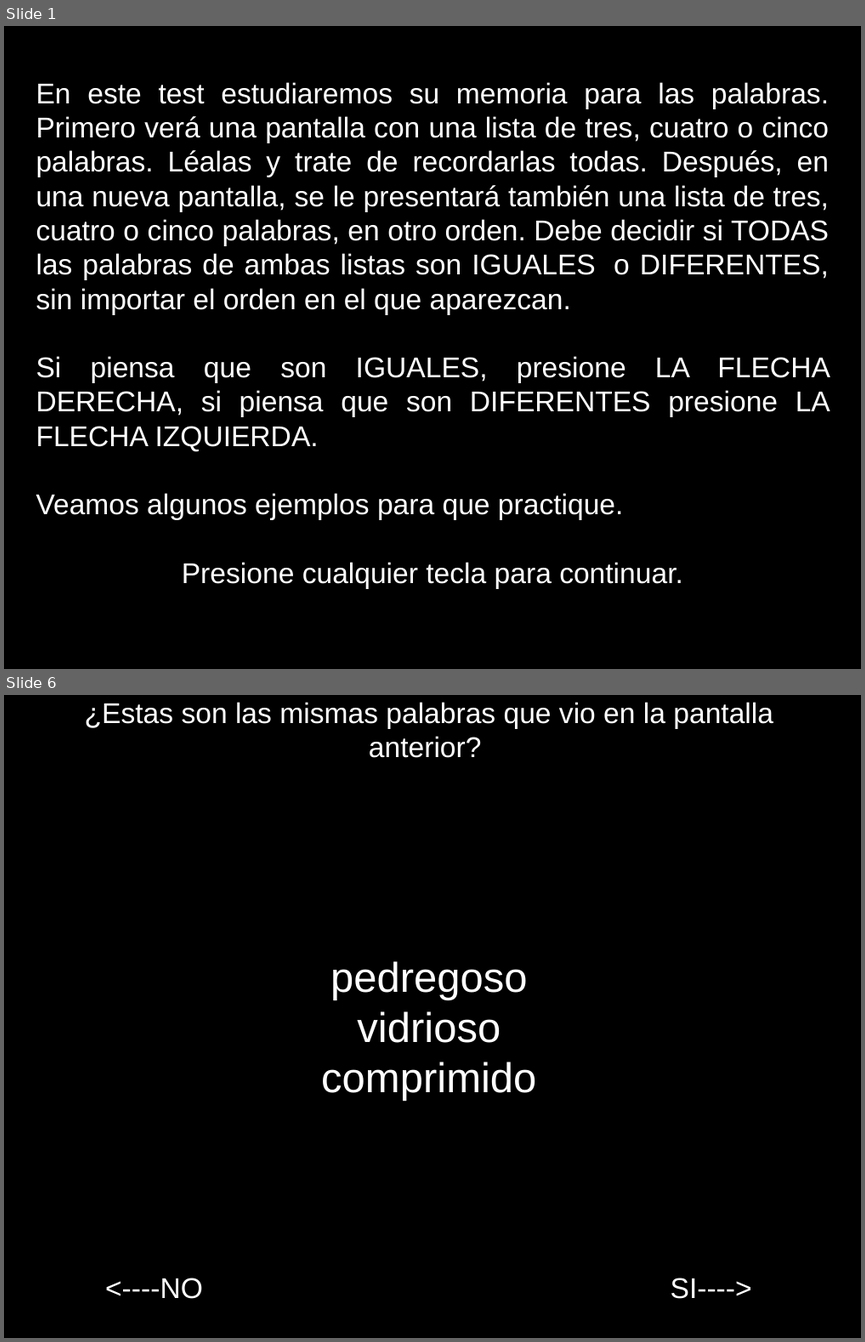
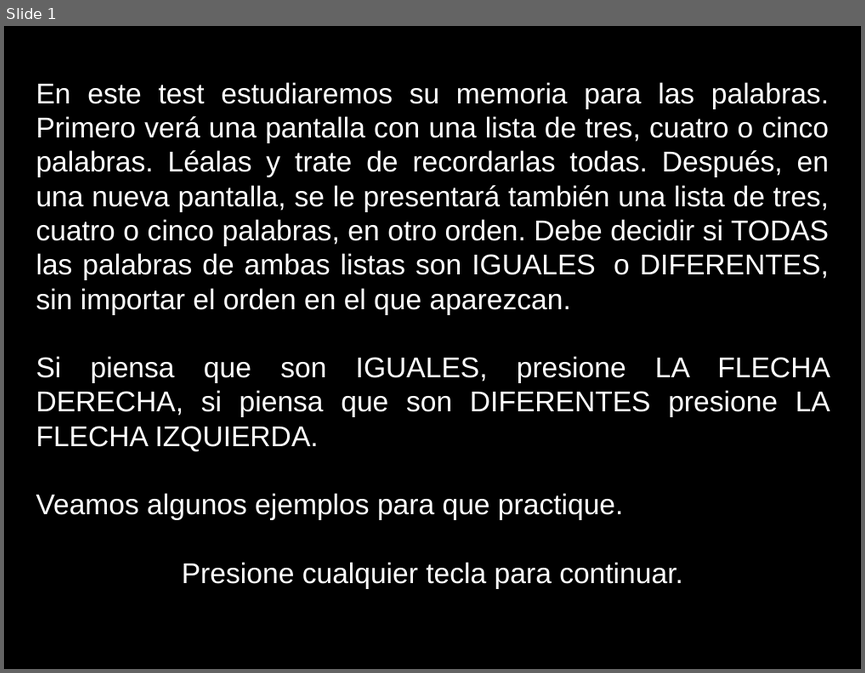
Before and after one commit to fbaglivo/INECO_SWM, a slide deck: Images/Images2.ppt. Shown one above the other, each under a label of ours: slides 1 and 6 before the commit, slide 1 after it; the slides between them are not shown. The pictures are 865x1342 and 865x673 pixels, drawn with LibreOffice and Linux fonts; fonts in the diff are those of the drawing. Boxes give left, top, right and bottom in pixels: in the first picture for what was removed or moved away, otherwise in the second. Text is boxed around its words. In the diff, an @@ line names an element or a change of style, - is before the commit and + after.

```diff
--- a/Images/Images2.ppt
+++ b/Images/Images2.ppt
@@ slide 6 removed at <box>4,695,861,1338</box>, background #000000 @@
@@ text removed at <box>85,702,773,1299</box> @@
-¿Estas son las mismas palabras que vio en la pantalla anterior?
-pedregoso
-vidrioso
-comprimido
-<----NO SI---->
```
Also in this commit, not shown: 1 slide added, 4 other slides removed, 5 other files.
